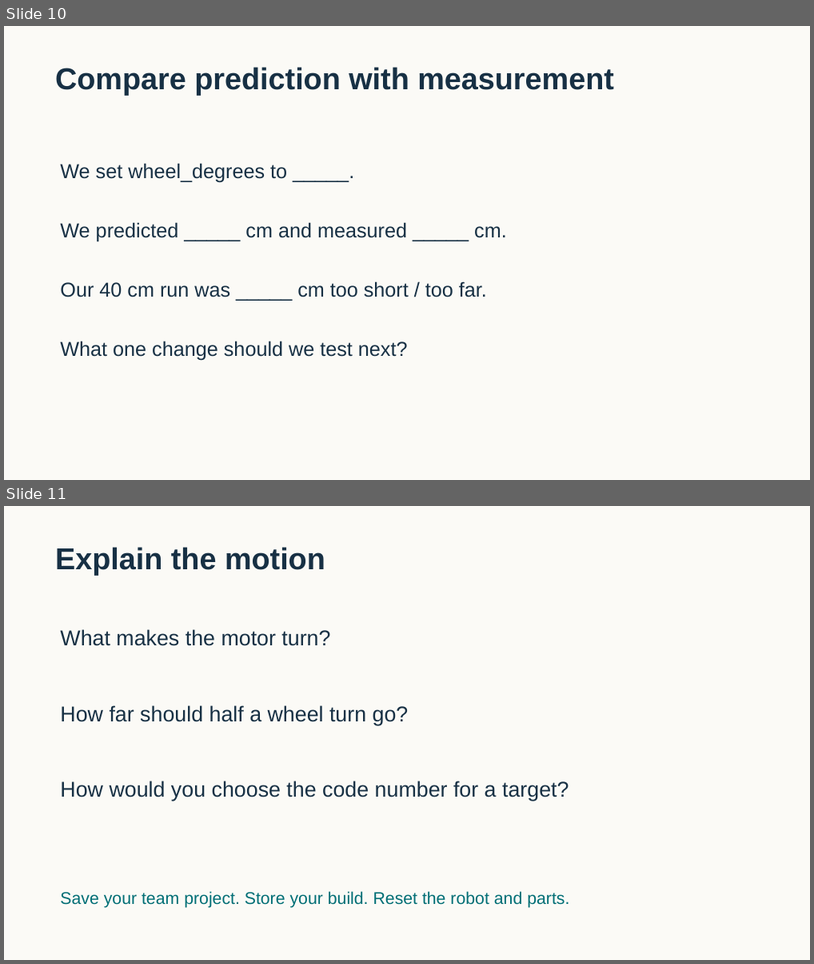
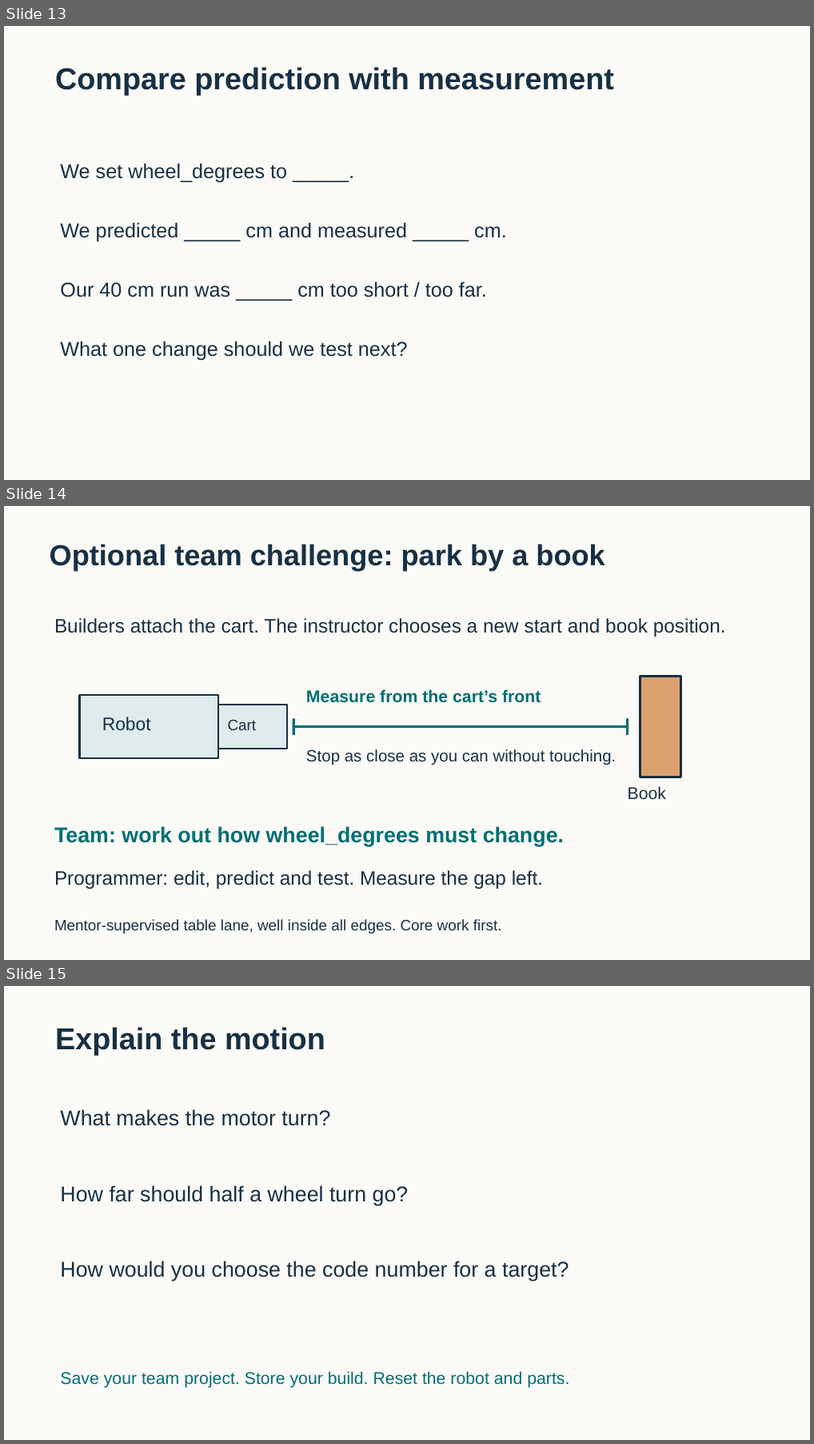
Before and after one commit to FRC999/YMCA-SPIKE-education, a slide deck: 03_Presentations/W02_delivery.pptx. Shown one above the other, each under a label of ours: slides 10 and 11 before the commit, slides 13, 14 and 15 after it. The pictures are 814x964 and 814x1444 pixels, drawn with LibreOffice and Linux fonts; fonts in the diff are those of the drawing. Boxes give left, top, right and bottom in pixels: in the first picture for what was removed or moved away, otherwise in the second. Text is boxed around its words. In the diff, an @@ line names an element or a change of style, - is before the commit and + after.

Commit message:
Refine Week 2 lessons and add combined cart parking challenge

```diff
--- a/03_Presentations/W02_delivery.pptx
+++ b/03_Presentations/W02_delivery.pptx
@@ slide 14 added at <box>4,506,810,960</box>, background #FBFAF6 @@
@@ text added at <box>50,544,605,570</box>, 34.5 pt, text #173044, bold @@
+Optional team challenge: park by a book
@@ text added at <box>54,618,726,636</box>, 23.2 pt, text #173044 @@
+Builders attach the cart. The instructor chooses a new start and book position.
@@ rectangle added at <box>80,695,218,758</box>, fill #DFEBEC, outline #173044 2.25 pt @@
@@ text added at <box>306,689,541,703</box>, 20.2 pt, text #006E75, bold @@
+Measure from the cart’s front
@@ rectangle added at <box>641,676,682,777</box>, fill #DBA16C, outline #173044 2.25 pt @@
@@ text added at <box>102,716,151,730</box>, 21.8 pt, text #173044 @@
+Robot
@@ rectangle added at <box>218,704,288,748</box>, fill #DFEBEC, outline #173044 2.25 pt @@
@@ text added at <box>228,720,257,730</box>, 18 pt, text #173044 @@
+Cart
@@ line added from (294, 718) to (294, 735), #006E75 3 pt @@
@@ line added from (628, 718) to (628, 735), #006E75 3 pt @@
@@ line added from (294, 727) to (628, 727), #006E75 3 pt @@
@@ text added at <box>306,749,616,765</box>, 19.5 pt, text #173044 @@
+Stop as close as you can without touching.
@@ text added at <box>628,786,666,800</box>, 20.2 pt, text #173044 @@
+Book
@@ text added at <box>54,826,564,846</box>, 25.5 pt, text #006E75, bold @@
+Team: work out how wheel_degrees must change.
@@ text added at <box>54,870,543,888</box>, 23.2 pt, text #173044 @@
+Programmer: edit, predict and test. Measure the gap left.
@@ text added at <box>54,919,502,933</box>, 18 pt, text #173044 @@
+Mentor-supervised table lane, well inside all edges. Core work first.
@@ what was slide 10 is now slide 13 @@
@@ what was slide 11 is now slide 15 @@
```
Also in this commit, not shown: 5 slides changed, 3 other slides added, 18 other files.
